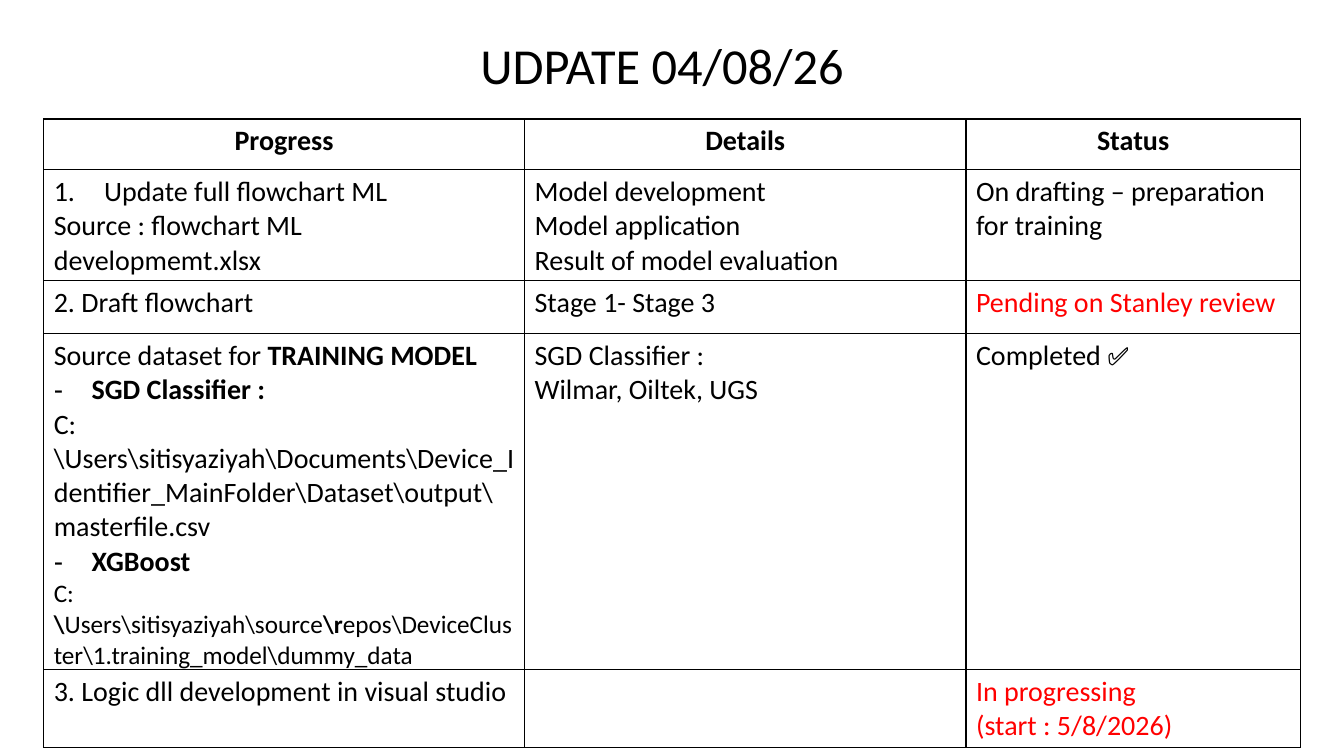
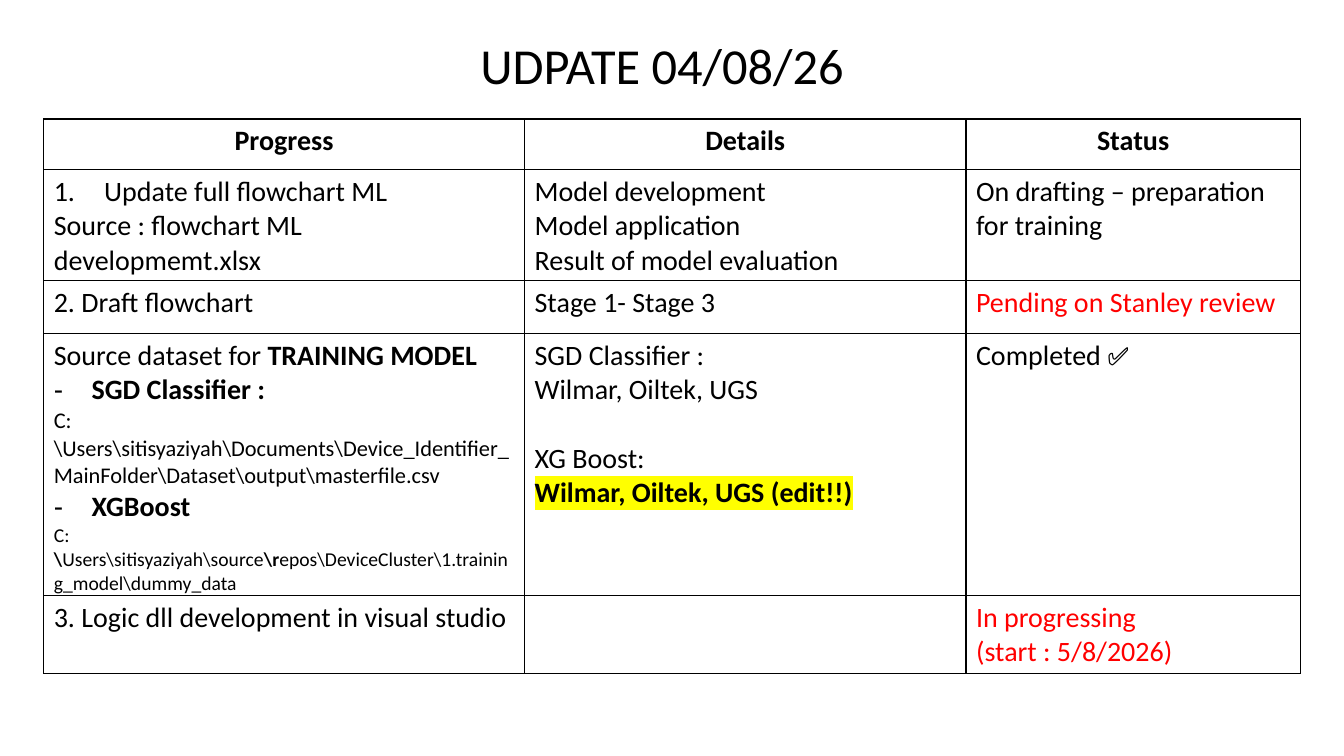
Before and after one commit to Syaziyah30/DeviceCluster, a slide deck: slide 4 of 1.training_model/supplementary/Device Identifier 20260717.pptx. Drawn at 1344x756 pixels with LibreOffice and Linux fonts; fonts in the diff are those of the drawing. Boxes give left, top, right and bottom in pixels: in the first picture for what was removed or moved away, otherwise in the second. Text is boxed around its words. In the diff, an @@ line names an element or a change of style, - is before the commit and + after.

```diff
--- a/1.training_model/supplementary/Device Identifier 20260717.pptx
+++ b/1.training_model/supplementary/Device Identifier 20260717.pptx
@@ table at <box>43,119,1301,669</box> @@
-row 4, column 2: SGD Classifier : / Wilmar, Oiltek, UGS
+row 4, column 2: SGD Classifier : / Wilmar, Oiltek, UGS / XG Boost: / Wilmar, Oiltek, UGS (edit!!)
@@ size 20 to 16 pt in "C:\Users\sitisyaziyah\Documents\Device_Identifier_MainFolder ..." @@
@@ size 18 to 14 pt in "C:\Users\sitisyaziyah\source\repos\DeviceCluster\1.training_ ..." @@
```
Also in this commit, not shown: 17 other slides changed, 1 slide added, 2 other files.
